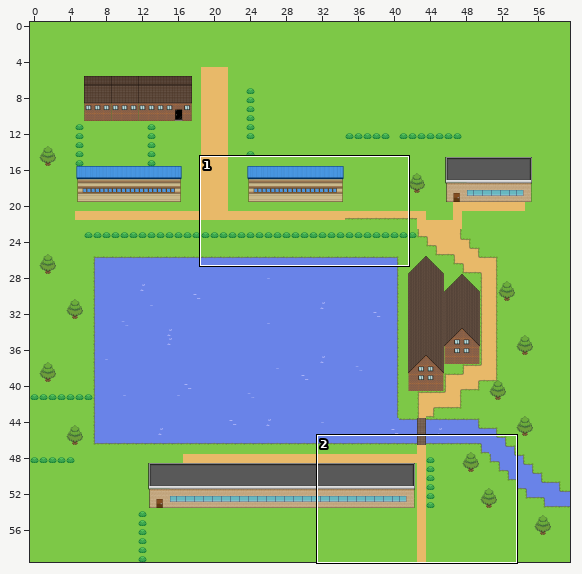
Level history. Tiled map: core/assets/maps/map2.tmx. The picture above shows the old version from afar; the outline marks the close-up.
Close-up. The starting point:
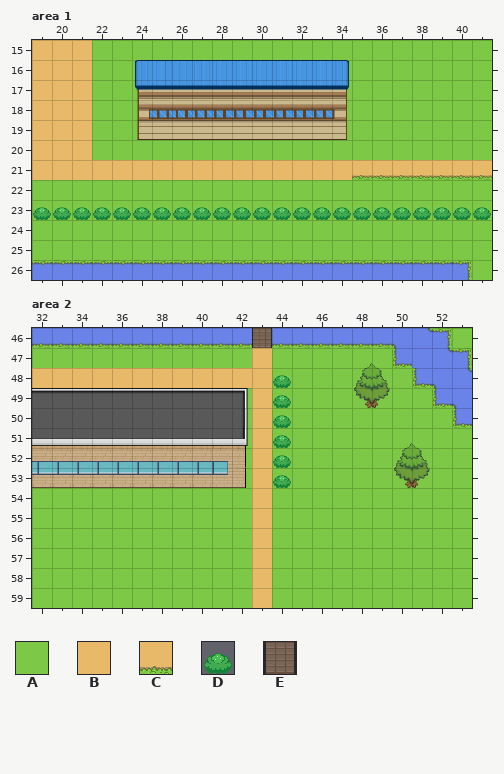
Cells are 32x32 px. Shown: area 1 x 19..41, y 15..26; area 2 x 32..53, y 46..59. The commit also changed other parts of the map, which this record leaves out.
Key: from "tiles": A 0, B 2, C 5, D 7, E 271.
_ is an empty cell, # one hidden under a higher layer.
Layers that did not change in this view are not listed.
Layer "Base" before, area 1, first column x 19:
15 BBBAAAAAAAAAAAAAAAAAAAA
16 BBBAAA#########AAAAAAAA
17 BBBAAA#########AAAAAAAA
18 BBBAAA#########AAAAAAAA
19 BBBAAA#########AAAAAAAA
20 BBBAAAAAAAAAAAAAAAAAAAA
21 BBBBBBBBBBBBBBBBCCCCCCC
22 AAAAAAAAAAAAAAAAAAAAAAA
23 AAAAAAAAAAAAAAAAAAAAAAA
24 AAAAAAAAAAAAAAAAAAAAAAA
25 AAAAAAAAAAAAAAAAAAAAAAA
26 ######################A
Layer "Base" before, area 2, first column x 32:
46 ###########E#########A
47 AAAAAAAAAAABAAAAAA####
48 BBBBBBBBBBBBAAAAAAA###
49 ##########ABAAAAAAAA##
50 ##########ABAAAAAAAAA#
51 ##########ABAAAAAAAAAA
52 ##########ABAAAAAAAAAA
53 ##########ABAAAAAAAAAA
54 AAAAAAAAAAABAAAAAAAAAA
55 AAAAAAAAAAABAAAAAAAAAA
56 AAAAAAAAAAABAAAAAAAAAA
57 AAAAAAAAAAABAAAAAAAAAA
58 AAAAAAAAAAABAAAAAAAAAA
59 AAAAAAAAAAABAAAAAAAAAA
Layer "Obstacles1" before, area 2, first column x 32:
46 ______________________
47 ______________________
48 ____________D_________
49 ____________D_________
50 ____________D_________
51 ____________D_________
52 ____________D_________
53 ____________D_________
54 ______________________
55 ______________________
56 ______________________
57 ______________________
58 ______________________
59 ______________________
And afterwards:
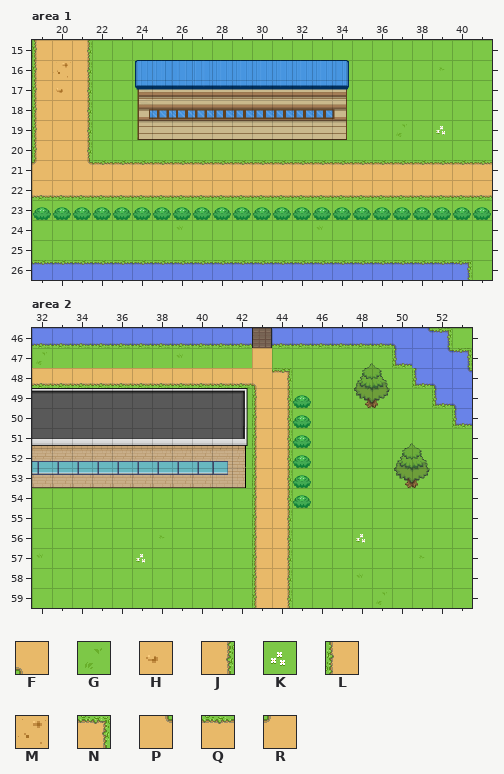
Further tiles: from "tiles": F 6, G 21, H 22, J 24, K 25, L 26, M 31, N 34, P 44, Q 45, R 46.
Difference:
Changed rows in their new state; . is an unchanged cell.
Layer "Base", area 1:
first column x 19:
15 L.J....................
16 LMJ....................
17 LHJ....................
18 L.J....................
19 L.J...............G.K..
20 L.J....................
21 R.PQQQQQQQQQQQQQQQQQQQQ
22 CCCCCCCCCCCCCCCCCCCCCCC
Layer "Base", area 2:
first column x 32:
47 G.................
48 CCCCCCCCCCCFN.....
49 ...........LJ.....
50 ...........LJ.....
51 ...........LJ.....
52 ...........LJ.....
53 ...........LJ.....
54 ...........LJ.....
55 ...........LJ.....
56 ...........LJ...K.
57 .....K.....LJ.....
58 ...........LJ.....
59 ...........LJ....G
Layer "Obstacles1", area 2:
first column x 44:
48 _.
49 _D
50 _D
51 _D
52 _D
53 _D
54 .D
